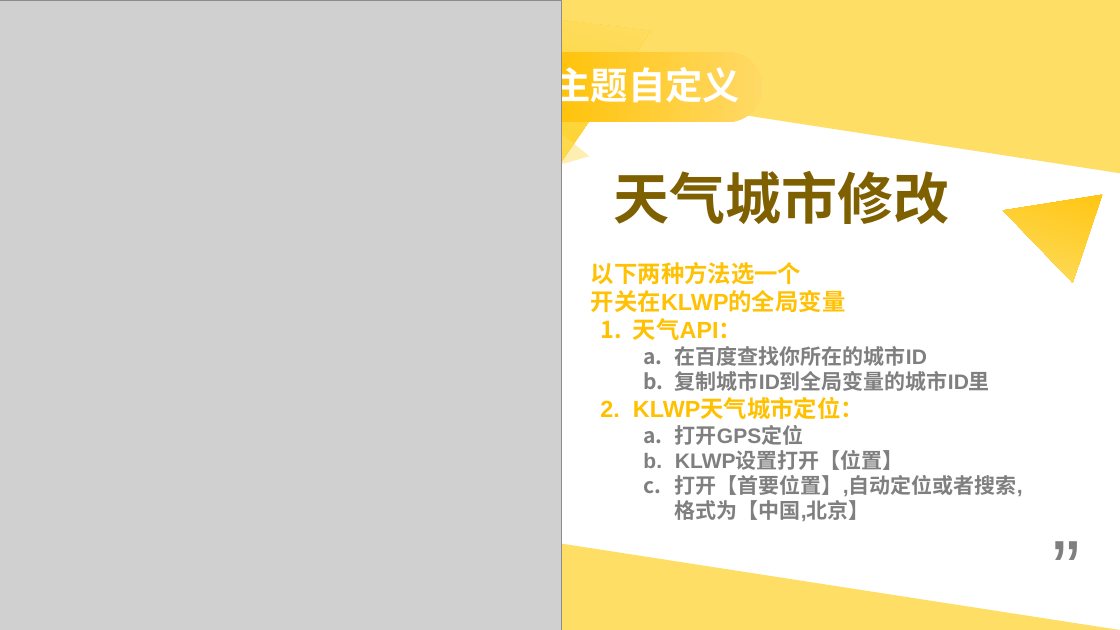
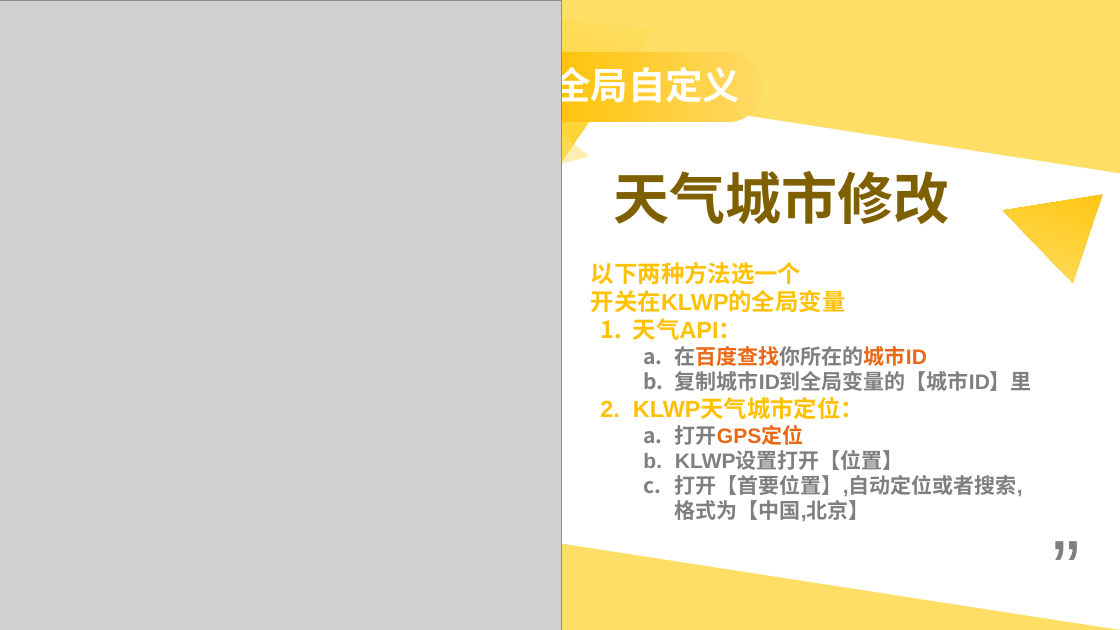
Before and after one commit to MoRan1412/WebSite, a slide deck: slide 11 of files/klwp.pptx. Drawn at 1120x630 pixels with LibreOffice and Linux fonts; fonts in the diff are those of the drawing; grey boxes stand for pictures. Boxes give left, top, right and bottom in pixels: in the first picture for what was removed or moved away, otherwise in the second. Text is boxed around its words. In the diff, an @@ line names an element or a change of style, - is before the commit and + after.

```diff
--- a/files/klwp.pptx
+++ b/files/klwp.pptx
@@ text at [554, 62, 741, 110]: text changed @@
-主题自定义
+全局自定义
@@ text at [675, 346, 927, 445]: text colour #7F7F7F to #EB6715 in "在百度查找你所在的城市ID", "打开GPS定位" @@
@@ text at [675, 371, 1032, 391]: text changed @@
-  b. 复制城市ID到全局变量的城市ID里
+  b. 复制城市ID到全局变量的【城市ID】里
```
Also in this commit, not shown: 4 other slides changed, 1 other file.
